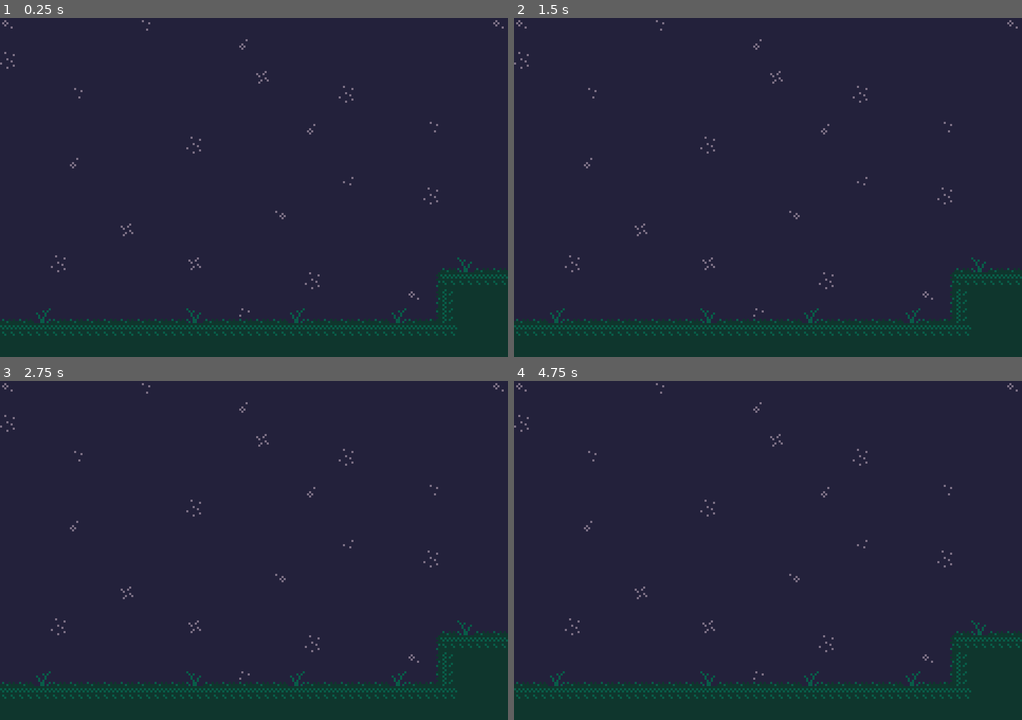
Above: before the commit, frames 1-4 (two rows, left to right).
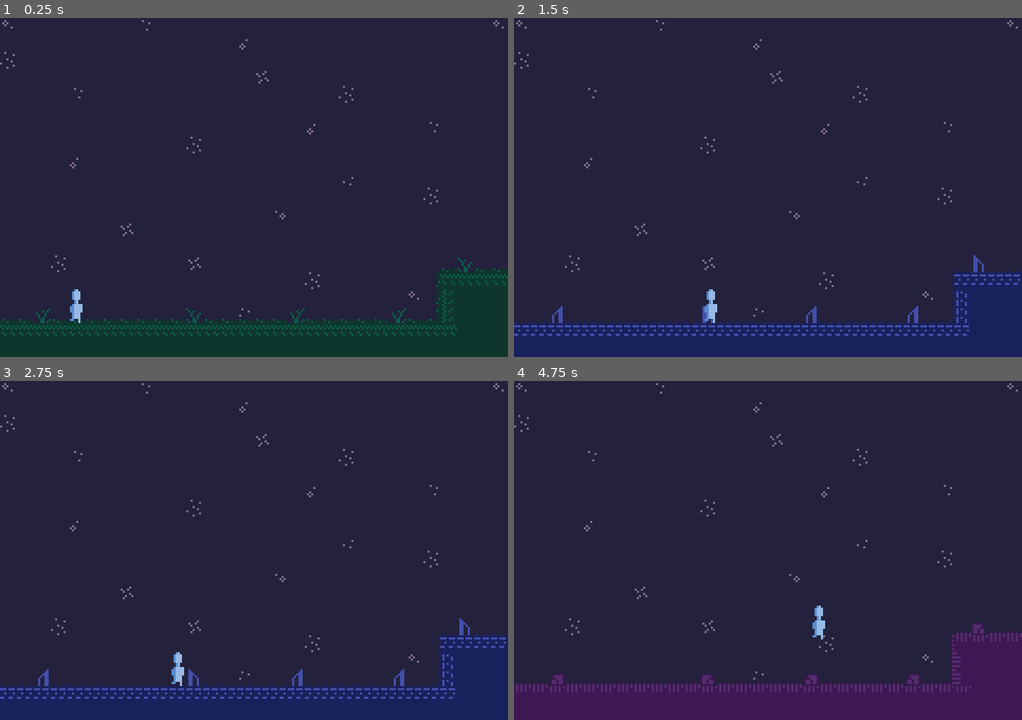
Above: after the commit, the same moments.

Repository: tatemaguire/stars-without-constellations
Game: Godot game, scene res://scenes/main.tscn
Two runs of this game, one before a commit and one after it. Both use one fixed random seed, a clock stepped at 60 frames per second and the inputs below. The project has no main scene, so this scene is started directly.
Inputs:
- Up to frame 1 (0.25 s): no input
- Up to frame 2 (1.5 s): tap Enter at 0.5 s; hold Z (Jump, bound only after the commit) 0.53-1.28 s; hold Right (Right, bound only after the commit) from 0.53 s (still down); tap Space (Jump, bound only before the commit) at 0.8, 1.35 s
- Up to frame 3 (2.75 s): tap Z (Jump, bound only after the commit) at 1.52, 1.55, 1.82 s; release Right (Right, bound only after the commit) at 2.03 s; hold Left (Left, bound only after the commit) from 2.03 s (still down); hold Z (Jump, bound only after the commit) from 2.03 s (still down); tap Space (Jump, bound only before the commit) at 2.3 s
- Up to frame 4 (4.75 s): release Left (Left, bound only after the commit) at 2.78 s; release Z (Jump, bound only after the commit) at 2.78 s; hold Right (Right, bound only after the commit) 2.78-4.28 s; tap Space (Jump, bound only before the commit) at 2.85, 3.8, 4.35 s; tap Z (Jump, bound only after the commit) at 3.02, 3.05, 3.32, 4.52, 4.55 s; hold Z (Jump, bound only after the commit) 3.53-4.28 s; hold Left (Left, bound only after the commit) from 4.28 s (still down)

The runs differ from the first frame. In frame 1, 0.2% of the frame differs, in the area x 13-17%, y 80-90%; in frame 2, 13%; in frame 3, 13%; in frame 4, 13%, in the area x 0-100%, y 66-100%.

Commit message:
terrain switching. chud player sprite. template player controller. yah.

Diff:
--- a/assets/tiles/tileset.tres
+++ b/assets/tiles/tileset.tres
@@ -1,6 +1,8 @@
 [gd_resource type="TileSet" format=3 uid="uid://cgo73n7quow6s"]
 
 [ext_resource type="Texture2D" uid="uid://dac5fspfc564m" path="res://assets/tiles/tileset.png" id="1_ksvmg"]
+
+[sub_resource type="PhysicsMaterial" id="PhysicsMaterial_ksvmg"]
 
 [sub_resource type="TileSetAtlasSource" id="TileSetAtlasSource_ksvmg"]
 texture = ExtResource("1_ksvmg")
@@ -13,21 +15,44 @@
 4:1/0 = 0
 5:1/0 = 0
 5:0/0 = 0
+1:1/0 = 0
+1:1/0/physics_layer_0/polygon_0/points = PackedVector2Array(-4, -4, 4, -4, 4, 4, -4, 4)
+2:1/0 = 0
+2:1/0/physics_layer_0/polygon_0/points = PackedVector2Array(-4, -4, 4, -4, 4, 4, -4, 4)
+3:1/0 = 0
+0:1/0 = 0
+0:1/0/physics_layer_0/polygon_0/points = PackedVector2Array(-4, -4, 4, -4, 4, 4, -4, 4)
+0:2/0 = 0
+0:2/0/physics_layer_0/polygon_0/points = PackedVector2Array(-4, -4, 4, -4, 4, 4, -4, 4)
+1:2/0 = 0
+1:2/0/physics_layer_0/polygon_0/points = PackedVector2Array(-4, -4, 4, -4, 4, 4, -4, 4)
+2:2/0 = 0
+2:2/0/physics_layer_0/polygon_0/points = PackedVector2Array(-4, -4, 4, -4, 4, 4, -4, 4)
+3:2/0 = 0
+4:2/0 = 0
 5:2/0 = 0
-4:2/0 = 0
-3:2/0 = 0
-2:2/0 = 0
-1:2/0 = 0
-0:2/0 = 0
 0:3/0 = 0
+0:3/0/physics_layer_0/polygon_0/points = PackedVector2Array(-4, -4, 4, -4, 4, 4, -4, 4)
+1:3/0 = 0
+1:3/0/physics_layer_0/polygon_0/points = PackedVector2Array(-4, -4, 4, -4, 4, 4, -4, 4)
+1:4/0 = 0
+1:4/0/physics_layer_0/polygon_0/points = PackedVector2Array(-4, -4, 4, -4, 4, 4, -4, 4)
 0:4/0 = 0
-1:4/0 = 0
-1:3/0 = 0
-0:1/0 = 0
-1:1/0 = 0
-2:1/0 = 0
-3:1/0 = 0
+0:4/0/physics_layer_0/polygon_0/points = PackedVector2Array(-4, -4, 4, -4, 4, 4, -4, 4)
+2:3/0 = 0
+2:3/0/physics_layer_0/polygon_0/points = PackedVector2Array(-4, -4, 4, -4, 4, 4, -4, 4)
+3:3/0 = 0
+4:3/0 = 0
+5:3/0 = 0
+5:4/0 = 0
+3:4/0 = 0
+2:4/0 = 0
+2:4/0/physics_layer_0/polygon_0/points = PackedVector2Array(-4, -4, 4, -4, 4, 4, -4, 4)
+4:4/0 = 0
 
 [resource]
 tile_size = Vector2i(8, 8)
+physics_layer_0/collision_layer = 1
+physics_layer_0/physics_material = SubResource("PhysicsMaterial_ksvmg")
 sources/0 = SubResource("TileSetAtlasSource_ksvmg")
+tile_proxies/source_level = [1, 0]
--- a/project.godot
+++ b/project.godot
@@ -25,13 +25,33 @@
 
 [editor_plugins]
 
-enabled=PackedStringArray("res://addons/ridiculous_coding/plugin.cfg")
+enabled=PackedStringArray()
 
 [input]
 
 Jump={
 "deadzone": 0.2,
-"events": [Object(InputEventKey,"resource_local_to_scene":fa …(140 unchanged characters)… d":false,"keycode":0,"physical_keycode":32,"key_label":0,"unicode":32,"location":0,"echo":false,"script":null)
+"events": [Object(InputEventKey,"resource_local_to_scene":fa …(140 unchanged characters)… d":false,"keycode":0,"physical_keycode":90,"key_label":0,"unicode":122,"location":0,"echo":false,"script":null)
+]
+}
+Left={
+"deadzone": 0.2,
+"events": [Object(InputEventKey,"resource_local_to_scene":false,"resource_name":"","device":-1,"window_id":0,"alt_pressed":false,"shift_pressed":false,"ctrl_pressed":false,"meta_pressed":false,"pressed":false,"keycode":0,"physical_keycode":4194319,"key_label":0,"unicode":0,"location":0,"echo":false,"script":null)
+]
+}
+Right={
+"deadzone": 0.2,
+"events": [Object(InputEventKey,"resource_local_to_scene":false,"resource_name":"","device":-1,"window_id":0,"alt_pressed":false,"shift_pressed":false,"ctrl_pressed":false,"meta_pressed":false,"pressed":false,"keycode":0,"physical_keycode":4194321,"key_label":0,"unicode":0,"location":0,"echo":false,"script":null)
+]
+}
+Up={
+"deadzone": 0.2,
+"events": [Object(InputEventKey,"resource_local_to_scene":false,"resource_name":"","device":-1,"window_id":0,"alt_pressed":false,"shift_pressed":false,"ctrl_pressed":false,"meta_pressed":false,"pressed":false,"keycode":0,"physical_keycode":4194320,"key_label":0,"unicode":0,"location":0,"echo":false,"script":null)
+]
+}
+Down={
+"deadzone": 0.2,
+"events": [Object(InputEventKey,"resource_local_to_scene":false,"resource_name":"","device":-1,"window_id":0,"alt_pressed":false,"shift_pressed":false,"ctrl_pressed":false,"meta_pressed":false,"pressed":false,"keycode":0,"physical_keycode":4194322,"key_label":0,"unicode":0,"location":0,"echo":false,"script":null)
 ]
 }
 
--- a/scenes/main.tscn
+++ b/scenes/main.tscn
@@ -2,6 +2,7 @@
 
 [ext_resource type="TileSet" uid="uid://cgo73n7quow6s" path="res://assets/tiles/tileset.tres" id="1_o5qli"]
 [ext_resource type="Script" uid="uid://owkmca74i5mf" path="res://scripts/terrain_colorer.gd" id="2_0wfyh"]
+[ext_resource type="PackedScene" uid="uid://byka7pxs4clfd" path="res://scenes/player.tscn" id="3_sugp2"]
 
 [node name="main" type="Node2D" unique_id=1027586260]
 
@@ -16,3 +17,8 @@
 
 [node name="Camera2D" type="Camera2D" parent="." unique_id=1644956611]
 position = Vector2(120, 80)
+
+[node name="Player" parent="." unique_id=1774403905 instance=ExtResource("3_sugp2")]
+position = Vector2(36, 120)
+SPEED = 60.0
+JUMP_VELOCITY = -200.0
--- /dev/null
+++ b/scenes/player.tscn
@@ -0,0 +1,60 @@
+[gd_scene format=3 uid="uid://byka7pxs4clfd"]
+
+[ext_resource type="Texture2D" uid="uid://d21t0d7k0elv6" path="res://assets/sprites/spritesheet.png" id="1_3vyb7"]
+[ext_resource type="Script" uid="uid://d2fw4xmhtrjsr" path="res://scripts/player.gd" id="1_g2els"]
+
+[sub_resource type="RectangleShape2D" id="RectangleShape2D_u8vuu"]
+size = Vector2(8, 16)
+
+[sub_resource type="AtlasTexture" id="AtlasTexture_g2els"]
+atlas = ExtResource("1_3vyb7")
+region = Rect2(0, 0, 8, 16)
+
+[sub_resource type="AtlasTexture" id="AtlasTexture_qhqgy"]
+atlas = ExtResource("1_3vyb7")
+region = Rect2(8, 0, 8, 16)
+
+[sub_resource type="AtlasTexture" id="AtlasTexture_dqkch"]
+atlas = ExtResource("1_3vyb7")
+region = Rect2(16, 0, 8, 16)
+
+[sub_resource type="AtlasTexture" id="AtlasTexture_qlg0r"]
+atlas = ExtResource("1_3vyb7")
+region = Rect2(24, 0, 8, 16)
+
+[sub_resource type="SpriteFrames" id="SpriteFrames_3vyb7"]
+animations = [{
+"frames": [{
+"duration": 1.0,
+"texture": SubResource("AtlasTexture_g2els")
+}],
+"loop": true,
+"name": &"idle",
+"speed": 5.0
+}, {
+"frames": [{
+"duration": 1.0,
+"texture": SubResource("AtlasTexture_qhqgy")
+}, {
+"duration": 1.0,
+"texture": SubResource("AtlasTexture_dqkch")
+}, {
+"duration": 1.0,
+"texture": SubResource("AtlasTexture_qlg0r")
+}],
+"loop": true,
+"name": &"run",
+"speed": 5.0
+}]
+
+[node name="Player" type="CharacterBody2D" unique_id=1774403905]
+script = ExtResource("1_g2els")
+
+[node name="CollisionShape2D" type="CollisionShape2D" parent="." unique_id=1718016414]
+shape = SubResource("RectangleShape2D_u8vuu")
+
+[node name="AnimatedSprite2D" type="AnimatedSprite2D" parent="." unique_id=1749459324]
+sprite_frames = SubResource("SpriteFrames_3vyb7")
+animation = &"run"
+frame = 1
+frame_progress = 0.8152929
--- /dev/null
+++ b/scripts/player.gd
@@ -0,0 +1,25 @@
+extends CharacterBody2D
+
+
+@export var SPEED = 300.0
+@export var JUMP_VELOCITY = -400.0
+
+
+func _physics_process(delta: float) -> void:
+	# Add the gravity.
+	if not is_on_floor():
+		velocity += get_gravity() * delta
+
+	# Handle jump.
+	if Input.is_action_just_pressed("Jump") and is_on_floor():
+		velocity.y = JUMP_VELOCITY
+
+	# Get the input direction and handle the movement/deceleration.
+	# As good practice, you should replace UI actions with custom gameplay actions.
+	var direction := Input.get_axis("Left", "Right")
+	if direction:
+		velocity.x = direction * SPEED
+	else:
+		velocity.x = move_toward(velocity.x, 0, SPEED)
+
+	move_and_slide()
--- a/scripts/terrain_colorer.gd
+++ b/scripts/terrain_colorer.gd
@@ -1,15 +1,34 @@
 extends TileMapLayer
 
-enum TerrainColor {GREEN, VIOLET, TEAL, PURPLE}
+## Enum values are the atlas y-coordinates of these rows
+enum TerrainColor {GREEN = 1, VIOLET = 2, TEAL = 3, PURPLE = 4}
 
-@export var current_terrain_color: TerrainColor = TerrainColor.GREEN
+## Sets all terrain blocks in this layer to [param color]
+func set_terrain_color(color: TerrainColor):
+	var used_cells := get_used_cells()
+	for cell_coords in used_cells:
+		_set_tile_color(cell_coords, color)
 
-func set_terrain_color(color: TerrainColor):
-	current_terrain_color = color
+## Sets the tile at [param coords] to the new [param color]
+func _set_tile_color(coords: Vector2i, color: TerrainColor):
+	# Get current tile data
+	var source_id = get_cell_source_id(coords)
+	var atlas_coords = get_cell_atlas_coords(coords)
+	var alternative_tile = get_cell_alternative_tile(coords)
 
+	# Move atlas coords
+	atlas_coords.y = color
+
+	# Set new tile data
+	set_cell(coords, source_id, atlas_coords, alternative_tile)
+
+# Color Switcher For Debugging
+var current_terrain_color: TerrainColor = TerrainColor.GREEN
 func _input(event: InputEvent):
 	if event.is_action_pressed("Jump"):
 		var new_col = current_terrain_color + 1
-		new_col %= TerrainColor.size()
-		print(new_col)
+		if new_col > TerrainColor.PURPLE:
+			new_col = 1
 		set_terrain_color(new_col)
+		current_terrain_color = new_col as TerrainColor
+		print(TerrainColor.keys()[current_terrain_color-1], " ", new_col)
Binary file added: assets/sprites/spritesheet.png
Not shown, added: assets/sprites/spritesheet.png.import
Binary file changed: assets/tiles/tileset.png
Not shown, added: scripts/player.gd.uid
Binary file added: support/aseprite/palette.ase
Binary file added: support/aseprite/spritesheet.aseprite
Binary file changed: support/aseprite/tileset.aseprite
